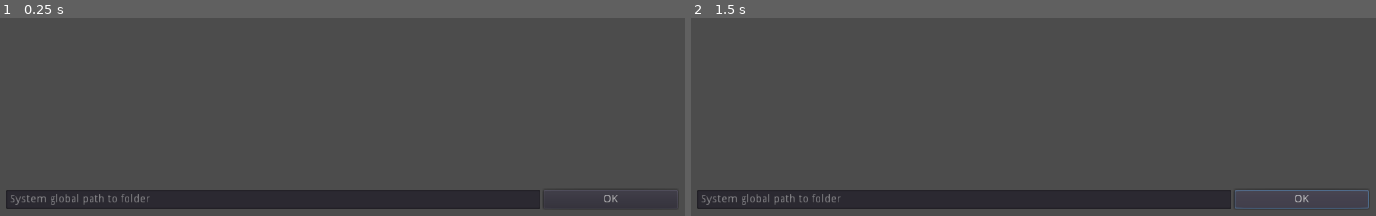
Above: before the commit, frames 1-2 (left to right).
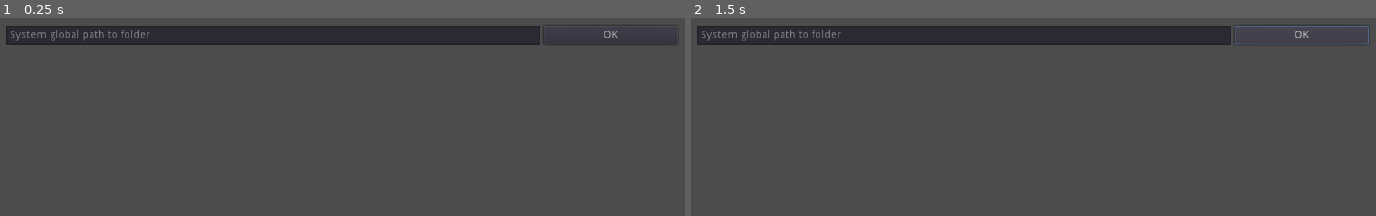
Above: after the commit, the same moments.

Repository: Zach777/Docs-Generator
Game: Godot game, scene res://Trees/Main_Scene/MainScene.tscn
Two runs of this game, one before a commit and one after it. Both use one fixed random seed, a clock stepped at 60 frames per second and the inputs below.
Inputs:
- Up to frame 1 (0.25 s): no input
- Up to frame 2 (1.5 s): click "OK" at 0.5 s; click "OK" at 1.25 s

The runs differ from the first frame. In frame 1, 15% of the frame differs, in the area x 0-98%, y 4-97%; in frame 2, 15%, in the area x 0-99%, y 4-97%.

Commit message:
Insure that all files are loaded properly.

Diff:
--- a/SceneComponent/FolderPathHandler/FolderPathHandler.gd
+++ b/SceneComponent/FolderPathHandler/FolderPathHandler.gd
@@ -8,9 +8,8 @@
 #Emitted when there is not a slash at the end of the filename.
 signal path_entered_wrong()
 
-
+#warning-ignore:unused_argument
 #Check that the player inputted slashes.
-#warning-ignore:unused_argument
 func _process(delta : float) -> void :
 	#Return if there is no text inputted.
 	if path_holder.text == "" :
--- a/SceneComponent/GDFileParser/GDFileParser.gd
+++ b/SceneComponent/GDFileParser/GDFileParser.gd
@@ -4,7 +4,6 @@
 #File for testing out file loading.
 var file_to_save : File = File.new()
 
-#The docs should have this in their description.
 func _init() -> void :
 	#warning-ignore:return_value_discarded
 	file_to_save.open("res://Saved", file_to_save.WRITE_READ)
@@ -37,7 +36,7 @@
 				file_to_save.store_line(stored_comment)
 				file_to_save.store_line(line)
 				file_to_save.store_line("")
-			elif line.begins_with("warning-ignore:") :
+			elif line.begins_with("#warning-ignore") :
 				#Skip past warning ignores.
 				pass
 
--- a/SceneComponent/RecursiveFileLoader/RecursiveFileLoader.gd
+++ b/SceneComponent/RecursiveFileLoader/RecursiveFileLoader.gd
@@ -23,7 +23,7 @@
 			new_array = list_all_gd_files_from_directory_relative(directory_path + current)
 
 			var pos : int = 0
-			while pos < new_array.size() - 1 :
+			while pos < new_array.size() :
 				new_array[pos] = current + new_array[pos]
 				dir_array.append(new_array[pos])
 				pos += 1
--- a/Trees/Main_Scene/MainScene.gd
+++ b/Trees/Main_Scene/MainScene.gd
@@ -1,6 +1,7 @@
 extends VBoxContainer
 
 
+#Player confirmed what directory to search.
 func _path_confirmed(path_to_folder_string : String) -> void:
 	var file_array : Array
 	file_array = $RecursiveGDFileGetter.list_all_gd_files_from_directory_relative(path_to_folder_string)
--- a/Trees/Main_Scene/MainScene.tscn
+++ b/Trees/Main_Scene/MainScene.tscn
@@ -9,7 +9,7 @@
 anchor_left = 0.08
 anchor_top = 0.2
 anchor_right = 0.92
-anchor_bottom = 1.0
+anchor_bottom = 0.3
 grow_horizontal = 2
 grow_vertical = 2
 script = ExtResource( 3 )
@@ -18,7 +18,9 @@
 }
 
 [node name="FolderPathHandler" parent="." instance=ExtResource( 1 )]
+anchor_bottom = 0.0
 margin_right = 860.0
+margin_bottom = 60.0
 
 [node name="DocLoader" parent="." instance=ExtResource( 2 )]
 
